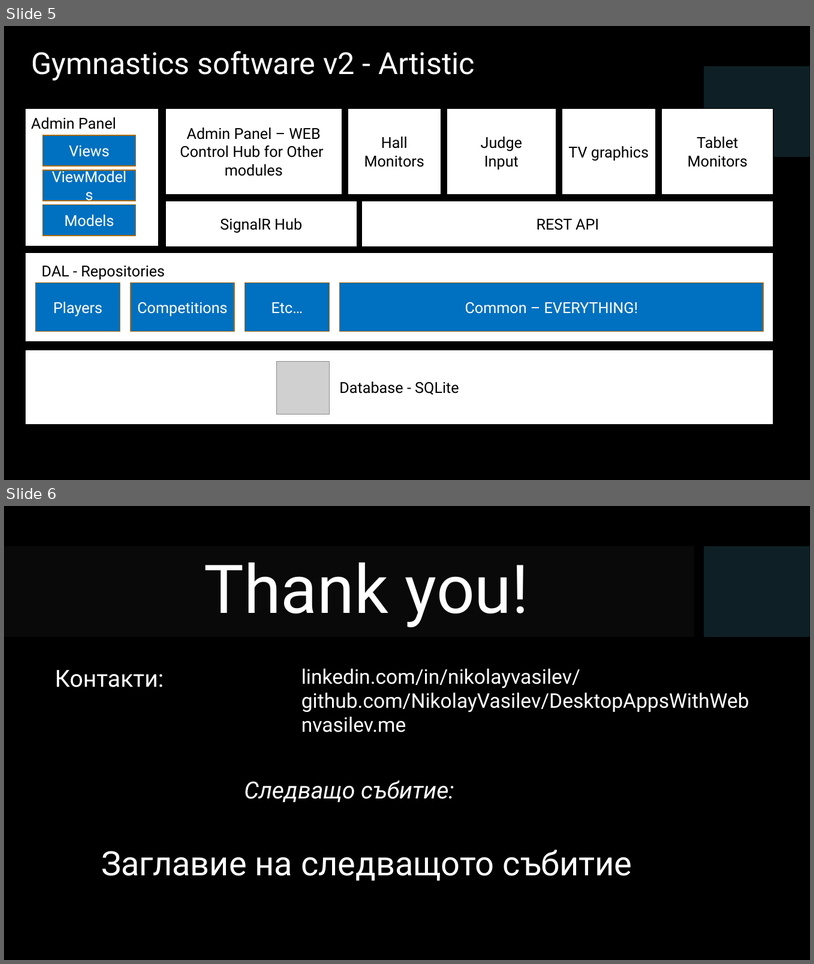
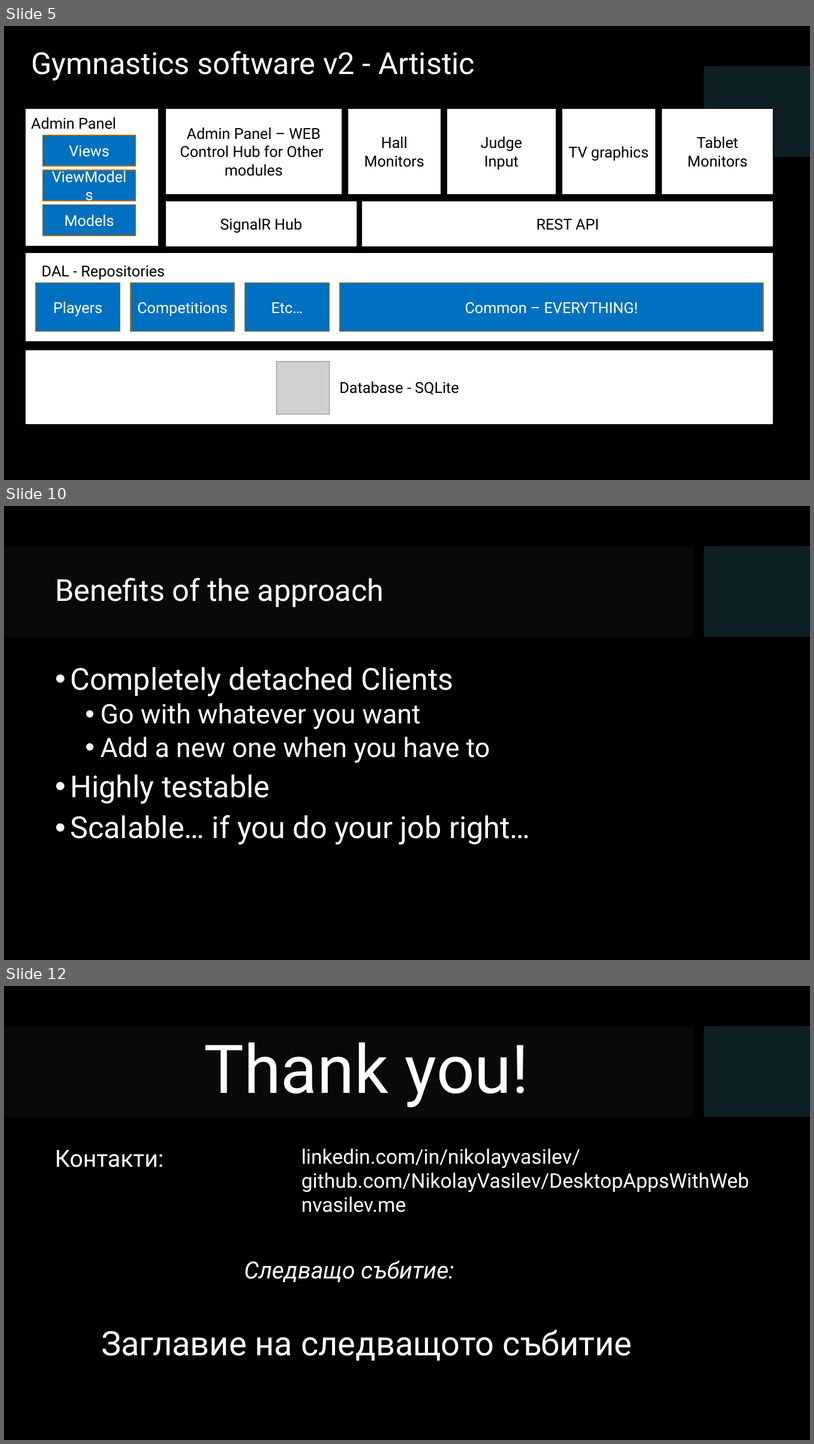
Before and after one commit to NikolayVasilev/DesktopAppsWithWeb, a slide deck: Presentation/DesktopAppsWithWeb.pptx. Shown one above the other, each under a label of ours: slides 5 and 6 before the commit, slides 5, 10 and 12 after it; the slides between them are not shown. The pictures are 814x964 and 814x1444 pixels, drawn with LibreOffice and Linux fonts; fonts in the diff are those of the drawing; grey boxes stand for pictures; background and template pictures are left out. Boxes give left, top, right and bottom in pixels: in the first picture for what was removed or moved away, otherwise in the second. Text is boxed around its words. In the diff, an @@ line names an element or a change of style, - is before the commit and + after.

```diff
--- a/Presentation/DesktopAppsWithWeb.pptx
+++ b/Presentation/DesktopAppsWithWeb.pptx
@@ slide 10 added at box(4, 506, 810, 960), background picture (left out); not listed: 2 template elements that a slide beside it also shows @@
@@ title added at box(55, 577, 384, 607), 36 pt, text #FFFFFF @@
+Benefits of the approach
@@ text added at box(70, 667, 530, 844), 36 pt, text #FFFFFF @@
+• Completely detached Clients
+  • Go with whatever you want
+  • Add a new one when you have to
+• Highly testable
+• Scalable… if you do your job right…
@@ what was slide 6 is now slide 12 @@
```
Also in this commit, not shown: 1 slide changed, 5 other slides added.
